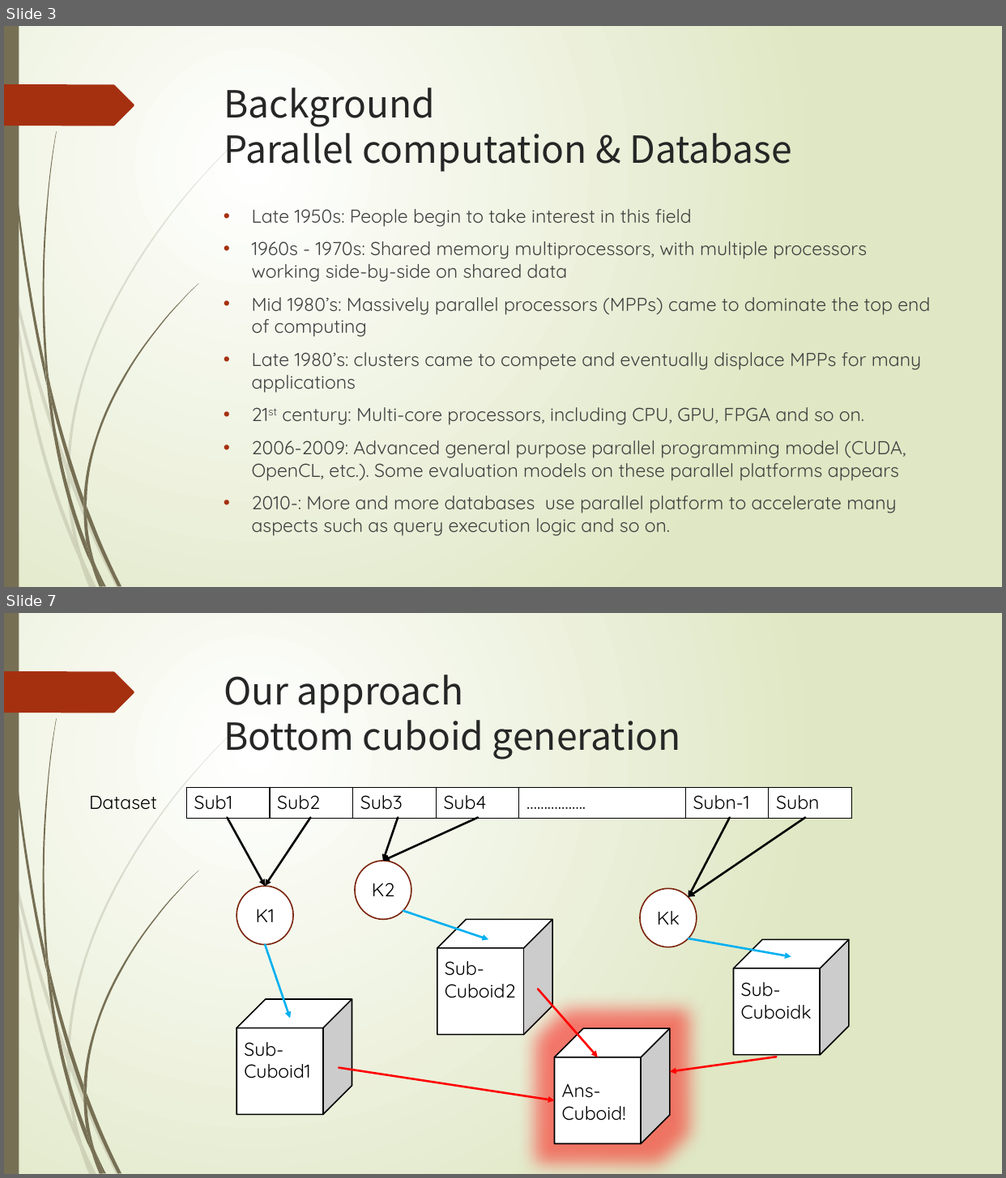
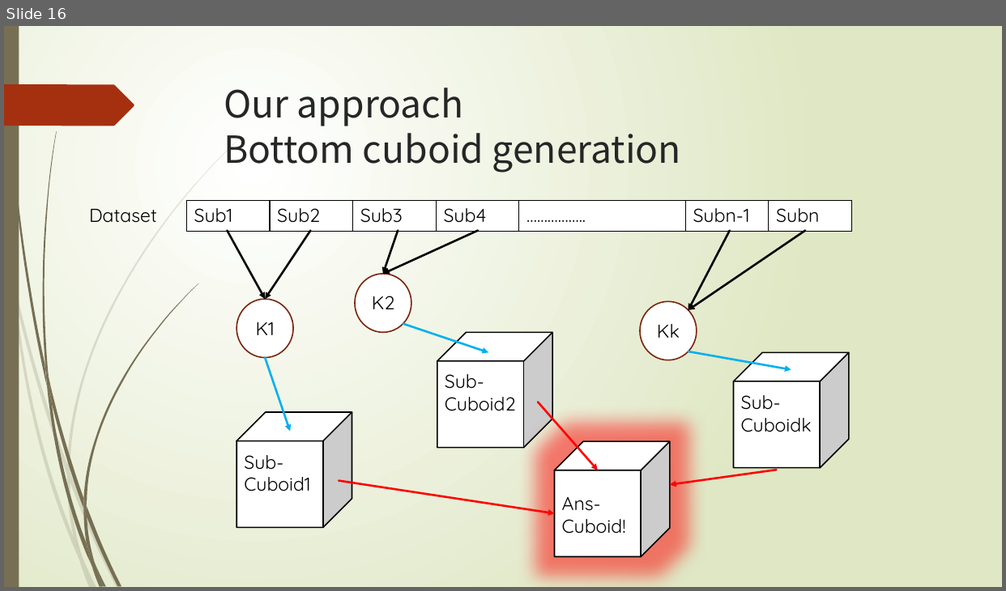
Before and after one commit to thoh-testarossa/Mirage-docs, a slide deck: thoh/gradurate_thesis/答辩.pptx. Shown one above the other, each under a label of ours: slides 3 and 7 before the commit, slide 16 after it; the slides between them are not shown. The pictures are 1006x1178 and 1006x591 pixels, drawn with LibreOffice and Linux fonts; fonts in the diff are those of the drawing. Boxes give left, top, right and bottom in pixels: in the first picture for what was removed or moved away, otherwise in the second. Text is boxed around its words. In the diff, an @@ line names an element or a change of style, - is before the commit and + after.

```diff
--- a/thoh/gradurate_thesis/答辩.pptx
+++ b/thoh/gradurate_thesis/答辩.pptx
@@ slide 3 removed at <box>4,26,1002,587</box>, background gradient #FFFFFF to #DFE8C4; not listed: 24 template elements that a slide beside it also shows @@
@@ title removed at <box>224,88,791,172</box> @@
-Background
-Parallel computation & Database
@@ text removed at <box>252,209,930,536</box> @@
-• Late 1950s: People begin to take interest in this field
-• 1960s - 1970s: Shared memory multiprocessors, with multiple processors working side-by-side on shared data
-• Mid 1980’s: Massively parallel processors (MPPs) came to dominate the top end of computing
-• Late 1980’s: clusters came to compete and eventually displace MPPs for many applications
-• 21st century: Multi-core processors, including CPU, GPU, FPGA and so on.
-• 2006-2009: Advanced general purpose parallel programming model (CUDA, OpenCL, etc.). Some evaluation models on these parallel platforms appears
-• 2010-: More and more databases use parallel platform to accelerate many aspects such as query execution logic and so on.
@@ what was slide 7 is now slide 16 @@
```
Also in this commit, not shown: 6 slides changed, 13 slides added, 2 other slides removed, 16 other files.
